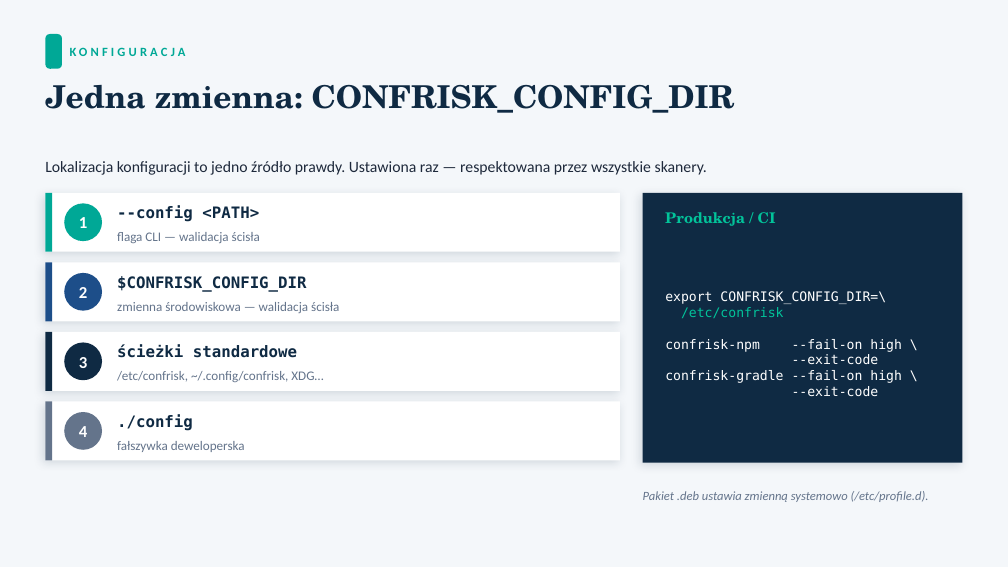
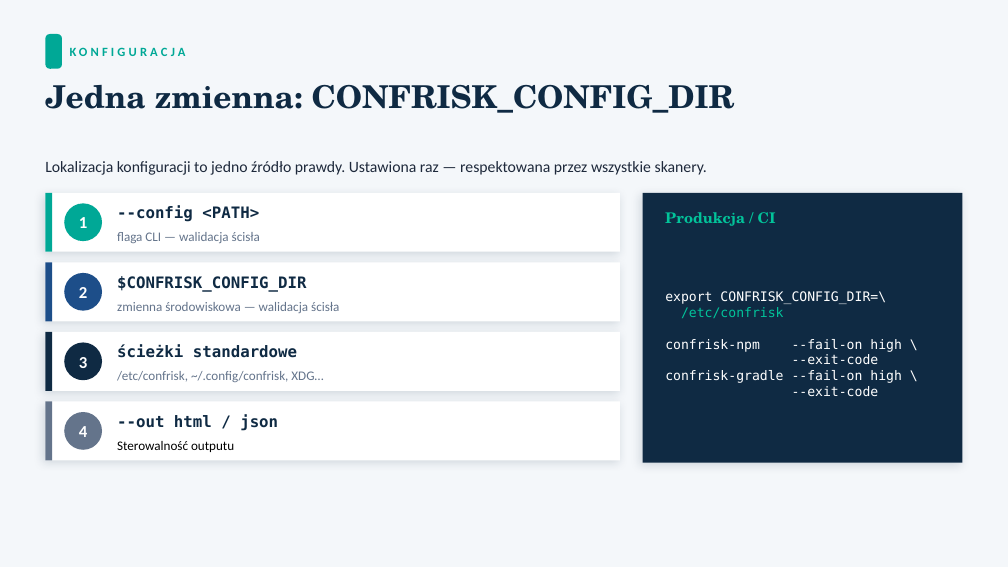
Before and after one commit to matjamr/linux-security-scanner, a slide deck: slide 9 of docs/Prezentacja_confrisk.pptx. Drawn at 1008x567 pixels with LibreOffice and Linux fonts; fonts in the diff are those of the drawing. Boxes give left, top, right and bottom in pixels: in the first picture for what was removed or moved away, otherwise in the second. Text is boxed around its words. In the diff, an @@ line names an element or a change of style, - is before the commit and + after.

```diff
--- a/docs/Prezentacja_confrisk.pptx
+++ b/docs/Prezentacja_confrisk.pptx
@@ text at [117, 414, 278, 431]: text changed @@
-./config
+--out html / json
@@ text at [117, 441, 234, 452]: text changed; text colour #64748B to #000000 @@
-fałszywka deweloperska
+Sterowalność outputu
@@ text removed at [643, 491, 929, 502] @@
-Pakiet .deb ustawia zmienną systemowo (/etc/profile.d).
```
Also in this commit, not shown: 10 other slides changed, 2 slides removed, 16 other files.
